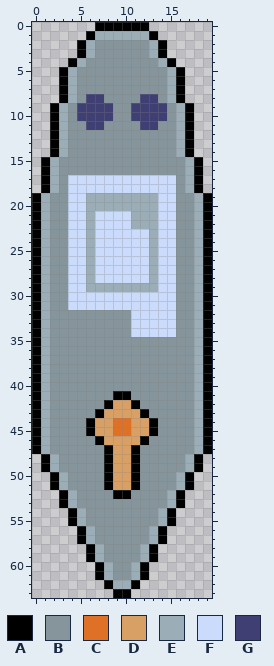
Two versions of one pixel-art file, Assets/Art/Source/Ship.ase. That is the earlier state.
32x64 pixels, 1 frame. The old version is drawn lined up with the new one, on the new canvas.
Palette (. is transparent): A #000000  B #86959c  C #df7126  D #d9a066  E #9badb7  F #cbdbfc  G #3f3f74
Pixels before, first column x 0:
 0 .......AAAAAA.......
 1 ......AEEEEEEA......
 2 .....AEBBBBBBEA.....
 3 .....AEBBBBBBEA.....
 4 ....AEBBBBBBBBEA....
 5 ...AEBBBBBBBBBBEA...
 6 ...AEBBBBBBBBBBEA...
 7 ...AEBBBBBBBBBBEA...
 8 ...AEBGGBBBBGGBEA...
 9 ..AEBGGGGBBGGGGBEA..
10 ..AEBGGGGBBGGGGBEA..
11 ..AEBBGGBBBBGGBBEA..
12 ..AEBBBBBBBBBBBBEA..
13 ..AEBBBBBBBBBBBBEA..
14 ..AEBBBBBBBBBBBBEA..
15 .AEBBBBBBBBBBBBBBEA.
16 .AEBBBBBBBBBBBBBBEA.
17 .AEBFFFFFFFFFFFFBEA.
18 .AEBFFFFFFFFFFFFBEA.
19 AEBBFFEEEEEEEEFFBBEA
20 AEBBFFEEEEEEEEFFBBEA
21 AEBBFFEFFFFEEEFFBBEA
22 AEBBFFEFFFFEEEFFBBEA
23 AEBBFFEFFFFFFEFFBBEA
24 AEBBFFEFFFFFFEFFBBEA
25 AEBBFFEFFFFFFEFFBBEA
26 AEBBFFEFFFFFFEFFBBEA
27 AEBBFFEFFFFFFEFFBBEA
28 AEBBFFEFFFFFFEFFBBEA
29 AEBBFFEEEEEEEEFFBBEA
30 AEBBFFFFFFFFFFFFBBEA
31 AEBBFFFFFFFFFFFFBBEA
32 AEBBBBBBBBBFFFFFBBEA
33 AEBBBBBBBBBFFFFFBBEA
34 AEBBBBBBBBBFFFFFBBEA
35 AEBBBBBBBBBBBBBBBBEA
36 AEBBBBBBBBBBBBBBBBEA
37 AEBBBBBBBBBBBBBBBBEA
38 AEBBBBBBBBBBBBBBBBEA
39 AEBBBBBBBBBBBBBBBBEA
40 AEBBBBBBBBBBBBBBBBEA
41 AEBBBBBBBAABBBBBBBEA
42 AEBBBBBBADDABBBBBBEA
43 AEBBBBBADDDDABBBBBEA
44 AEBBBBADDCCDDABBBBEA
45 AEBBBBADDCCDDABBBBEA
46 AEBBBBBADDDDABBBBBEA
47 AEBBBBBBADDABBBBBBEA
48 .AEBBBBBADDABBBBBEA.
49 .AEBBBBBADDABBBBBEA.
50 ..AEBBBBADDABBBBEA..
51 ..AEBBBBADDABBBBEA..
52 ...AEBBBBAABBBBEA...
53 ...AEBBBBBBBBBBEA...
54 ....AEBBBBBBBBEA....
55 ....AEBBBBBBBBEA....
56 .....AEBBBBBBEA.....
57 .....AEBBBBBBEA.....
58 ......AEBBBBEA......
59 ......AEBBBBEA......
60 .......AEBBEA.......
61 .......AEBBEA.......
62 ........AEEA........
63 .........AA.........
After the commit:
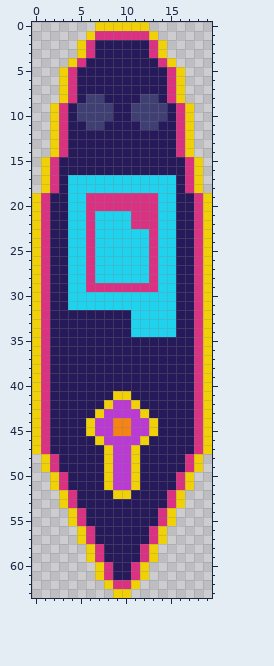
Message: Added base enemy module and inherited ship enemy.
What changed:
canvas 32x64 -> 20x64, the old top-left corner now at -5,0 (the part of the old canvas that was cut away was empty and is not shown)
Colour A changes from #000000 to #f0d107.
Colour B changes from #86959c to #261a5a.
Colour C changes from #df7126 to #f58414.
Colour D changes from #d9a066 to #bb3ad3.
Colour E changes from #9badb7 to #da3182.
Colour F changes from #cbdbfc to #1fd2ed.
